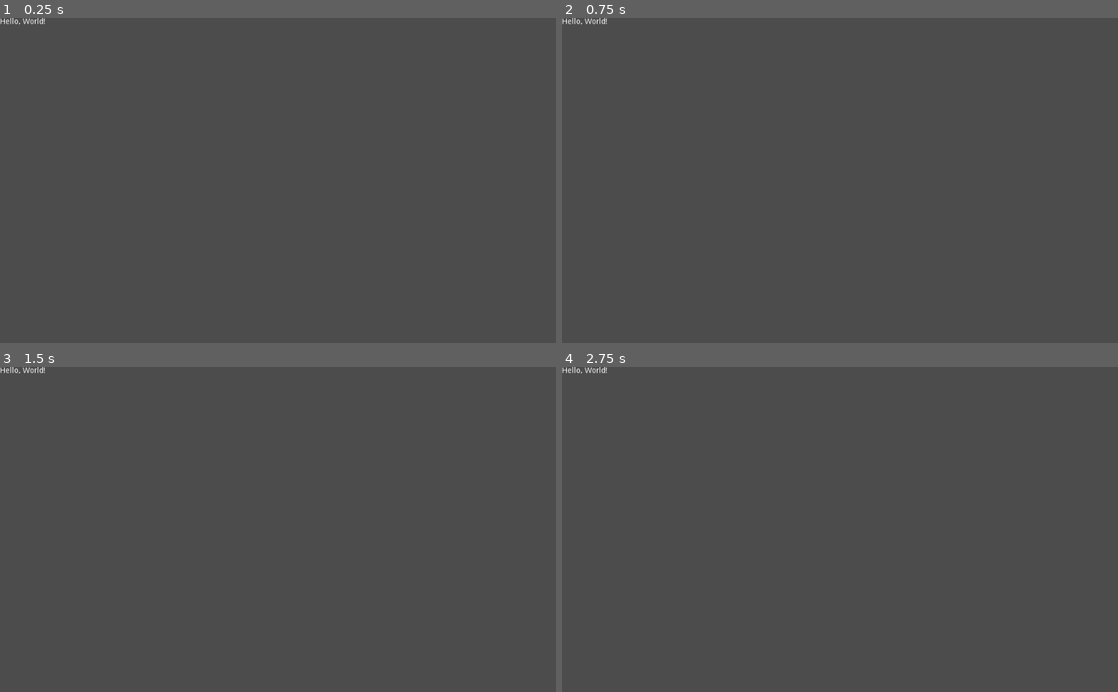
Above: before the commit, frames 1-4 (two rows, left to right).
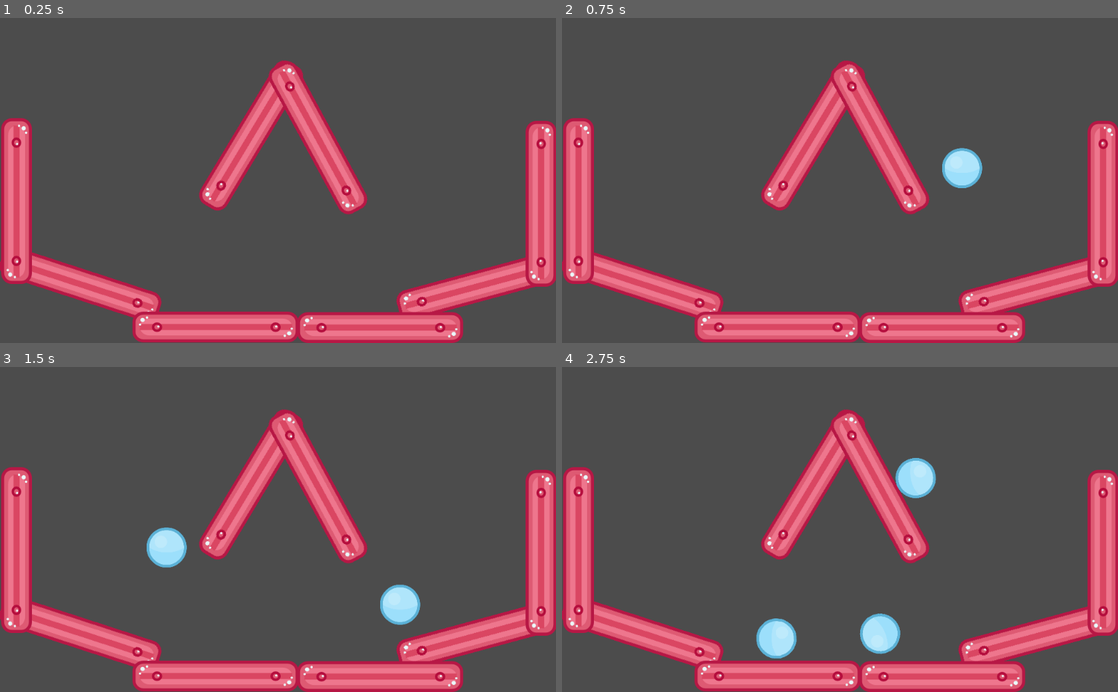
Above: after the commit, the same moments.

Repository: paigeweber13/learning-sandbox
Game: Godot game, scene res://Main.tscn
Same seed, same stepped clock (60 frames per second), same inputs: the game is played once before the commit and once after it. Before the commit the project starts from res://Hello.tscn.
Inputs (mouse positions are in pixels of both pictures, inside the frame that each line leads up to):
- Up to frame 1 (0.25 s): no input
- Up to frame 2 (0.75 s): tap Enter at 0.5 s; move the mouse to (962, 164) at 0.52 s; press the mouse at (962, 164) at 0.53 s
- Up to frame 3 (1.5 s): move the mouse to (166, 545) at 1.27 s; release the mouse at (166, 545) at 1.28 s; click (166, 545) at 1.35 s
- Up to frame 4 (2.75 s): move the mouse to (895, 458) at 2.02 s; press the mouse at (895, 458) at 2.03 s

The runs differ from the first frame. In frame 1, 21% of the frame differs, in the area x 0-100%, y 0-100%; in frame 2, 21%; in frame 3, 22%; in frame 4, 23%.

Commit message:
downloaded instancing tutorial project

Diff:
--- /dev/null
+++ b/godot/godot-docs-tutorial/Ball.tscn
@@ -0,0 +1,22 @@
+[gd_scene load_steps=4 format=2]
+
+[ext_resource path="res://assets/ballBlue_10.png" type="Texture" id=1]
+
+[sub_resource type="PhysicsMaterial" id=1]
+
+[sub_resource type="CircleShape2D" id=2]
+radius = 37.1452
+
+[node name="Ball" type="RigidBody2D"]
+physics_material_override = SubResource( 1 )
+gravity_scale = 4.0
+__meta__ = {
+"_edit_group_": true
+}
+
+[node name="Sprite" type="Sprite" parent="."]
+scale = Vector2( 0.5, 0.5 )
+texture = ExtResource( 1 )
+
+[node name="CollisionShape2D" type="CollisionShape2D" parent="."]
+shape = SubResource( 2 )
--- /dev/null
+++ b/godot/godot-docs-tutorial/Main.gd
@@ -0,0 +1,9 @@
+extends Node
+
+export (PackedScene) var Ball
+
+func _input(event):
+	if event.is_action_pressed("click"):
+		var new_ball = Ball.instance()
+		new_ball.position = get_viewport().get_mouse_position()
+		add_child(new_ball)
--- /dev/null
+++ b/godot/godot-docs-tutorial/Main.tscn
@@ -0,0 +1,165 @@
+[gd_scene load_steps=13 format=2]
+
+[ext_resource path="res://Main.gd" type="Script" id=1]
+[ext_resource path="res://Ball.tscn" type="PackedScene" id=2]
+[ext_resource path="res://assets/Bouncy Platform Long.png" type="Texture" id=3]
+
+[sub_resource type="PhysicsMaterial" id=1]
+bounce = 0.5
+
+[sub_resource type="CapsuleShape2D" id=2]
+radius = 28.7617
+height = 253.621
+
+[sub_resource type="PhysicsMaterial" id=3]
+bounce = 0.5
+
+[sub_resource type="PhysicsMaterial" id=4]
+bounce = 0.5
+
+[sub_resource type="PhysicsMaterial" id=5]
+bounce = 0.5
+
+[sub_resource type="PhysicsMaterial" id=6]
+bounce = 0.5
+
+[sub_resource type="PhysicsMaterial" id=7]
+bounce = 0.5
+
+[sub_resource type="PhysicsMaterial" id=8]
+bounce = 0.5
+
+[sub_resource type="PhysicsMaterial" id=9]
+bounce = 0.5
+
+[node name="Main" type="Node"]
+script = ExtResource( 1 )
+Ball = ExtResource( 2 )
+
+[node name="WallContainer" type="Node" parent="."]
+
+[node name="Wall2" type="StaticBody2D" parent="WallContainer"]
+editor/display_folded = true
+position = Vector2( 880.952, 495.157 )
+rotation = -0.264907
+physics_material_override = SubResource( 1 )
+__meta__ = {
+"_edit_group_": true
+}
+
+[node name="Sprite" type="Sprite" parent="WallContainer/Wall2"]
+texture = ExtResource( 3 )
+
+[node name="CollisionShape2D" type="CollisionShape2D" parent="WallContainer/Wall2"]
+rotation = 1.5708
+shape = SubResource( 2 )
+
+[node name="Wall7" type="StaticBody2D" parent="WallContainer"]
+editor/display_folded = true
+position = Vector2( 462.444, 216.865 )
+rotation = -1.02983
+physics_material_override = SubResource( 3 )
+__meta__ = {
+"_edit_group_": true
+}
+
+[node name="Sprite" type="Sprite" parent="WallContainer/Wall7"]
+texture = ExtResource( 3 )
+
+[node name="CollisionShape2D" type="CollisionShape2D" parent="WallContainer/Wall7"]
+rotation = 1.5708
+shape = SubResource( 2 )
+
+[node name="Wall8" type="StaticBody2D" parent="WallContainer"]
+editor/display_folded = true
+position = Vector2( 585.534, 221.147 )
+rotation = 1.07416
+physics_material_override = SubResource( 4 )
+__meta__ = {
+"_edit_group_": true
+}
+
+[node name="Sprite" type="Sprite" parent="WallContainer/Wall8"]
+texture = ExtResource( 3 )
+
+[node name="CollisionShape2D" type="CollisionShape2D" parent="WallContainer/Wall8"]
+rotation = 1.5708
+shape = SubResource( 2 )
+
+[node name="Wall4" type="StaticBody2D" parent="WallContainer"]
+editor/display_folded = true
+position = Vector2( 996.874, 342.897 )
+rotation = -1.5708
+physics_material_override = SubResource( 5 )
+__meta__ = {
+"_edit_group_": true
+}
+
+[node name="Sprite" type="Sprite" parent="WallContainer/Wall4"]
+texture = ExtResource( 3 )
+
+[node name="CollisionShape2D" type="CollisionShape2D" parent="WallContainer/Wall4"]
+rotation = 1.5708
+shape = SubResource( 2 )
+
+[node name="Wall1" type="StaticBody2D" parent="WallContainer"]
+editor/display_folded = true
+position = Vector2( 148.047, 491.522 )
+rotation = 0.315662
+physics_material_override = SubResource( 6 )
+__meta__ = {
+"_edit_group_": true
+}
+
+[node name="Sprite" type="Sprite" parent="WallContainer/Wall1"]
+texture = ExtResource( 3 )
+
+[node name="CollisionShape2D" type="CollisionShape2D" parent="WallContainer/Wall1"]
+rotation = 1.5708
+shape = SubResource( 2 )
+
+[node name="Wall5" type="StaticBody2D" parent="WallContainer"]
+editor/display_folded = true
+position = Vector2( 30.2087, 337.685 )
+rotation = 1.5708
+physics_material_override = SubResource( 7 )
+__meta__ = {
+"_edit_group_": true
+}
+
+[node name="Sprite" type="Sprite" parent="WallContainer/Wall5"]
+texture = ExtResource( 3 )
+
+[node name="CollisionShape2D" type="CollisionShape2D" parent="WallContainer/Wall5"]
+rotation = 1.5708
+shape = SubResource( 2 )
+
+[node name="Wall3" type="StaticBody2D" parent="WallContainer"]
+editor/display_folded = true
+position = Vector2( 397.133, 570.384 )
+physics_material_override = SubResource( 8 )
+__meta__ = {
+"_edit_group_": true
+}
+
+[node name="Sprite" type="Sprite" parent="WallContainer/Wall3"]
+texture = ExtResource( 3 )
+
+[node name="CollisionShape2D" type="CollisionShape2D" parent="WallContainer/Wall3"]
+rotation = 1.5708
+shape = SubResource( 2 )
+
+[node name="Wall6" type="StaticBody2D" parent="WallContainer"]
+editor/display_folded = true
+position = Vector2( 699.667, 571.226 )
+physics_material_override = SubResource( 9 )
+__meta__ = {
+"_edit_group_": true
+}
+
+[node name="Sprite" type="Sprite" parent="WallContainer/Wall6"]
+texture = ExtResource( 3 )
+
+[node name="CollisionShape2D" type="CollisionShape2D" parent="WallContainer/Wall6"]
+rotation = 1.5708
+shape = SubResource( 2 )
--- a/godot/godot-docs-tutorial/default_env.tres
+++ b/godot/godot-docs-tutorial/default_env.tres
@@ -1,6 +1,13 @@
 [gd_resource type="Environment" load_steps=2 format=2]
 
 [sub_resource type="ProceduralSky" id=1]
+sky_top_color = Color( 0.0470588, 0.454902, 0.976471, 1 )
+sky_horizon_color = Color( 0.556863, 0.823529, 0.909804, 1 )
+sky_curve = 0.25
+ground_bottom_color = Color( 0.101961, 0.145098, 0.188235, 1 )
+ground_horizon_color = Color( 0.482353, 0.788235, 0.952941, 1 )
+ground_curve = 0.01
+sun_energy = 16.0
 
 [resource]
 background_mode = 2
--- a/godot/godot-docs-tutorial/project.godot
+++ b/godot/godot-docs-tutorial/project.godot
@@ -15,9 +15,38 @@
 
 [application]
 
-config/name="godot-docs-tutorial"
-run/main_scene="res://Hello.tscn"
+config/name="instancing"
+run/main_scene="res://Main.tscn"
 config/icon="res://icon.png"
+
+[importer_defaults]
+
+texture={
+"compress/hdr_mode": 0,
+"compress/lossy_quality": 0.7,
+"compress/mode": 0,
+"compress/normal_map": 0,
+"detect_3d": true,
+"flags/anisotropic": false,
+"flags/filter": false,
+"flags/mipmaps": false,
+"flags/repeat": 0,
+"flags/srgb": 2,
+"process/HDR_as_SRGB": false,
+"process/fix_alpha_border": true,
+"process/premult_alpha": false,
+"size_limit": 0,
+"stream": false,
+"svg/scale": 1.0
+}
+
+[input]
+
+click={
+"deadzone": 0.5,
+"events": [ Object(InputEventMouseButton,"resource_local_to_scene":false,"resource_name":"","device":0,"alt":false,"shift":false,"control":false,"meta":false,"command":false,"button_mask":0,"position":Vector2( 0, 0 ),"global_position":Vector2( 0, 0 ),"factor":1.0,"button_index":1,"pressed":false,"doubleclick":false,"script":null)
+ ]
+}
 
 [rendering]
 
Binary file added: godot/godot-docs-tutorial/assets/Bouncy Platform Long.png
Not shown, added: godot/godot-docs-tutorial/assets/Bouncy Platform Long.png.import
Binary file added: godot/godot-docs-tutorial/assets/Bouncy Platform Medium.png
Not shown, added: godot/godot-docs-tutorial/assets/Bouncy Platform Medium.png.import
Binary file added: godot/godot-docs-tutorial/assets/ballBlue_10.png
Not shown, added: godot/godot-docs-tutorial/assets/ballBlue_10.png.import
Binary file changed: godot/godot-docs-tutorial/icon.png
Not shown, added: godot/godot-docs-tutorial/.gitignore
